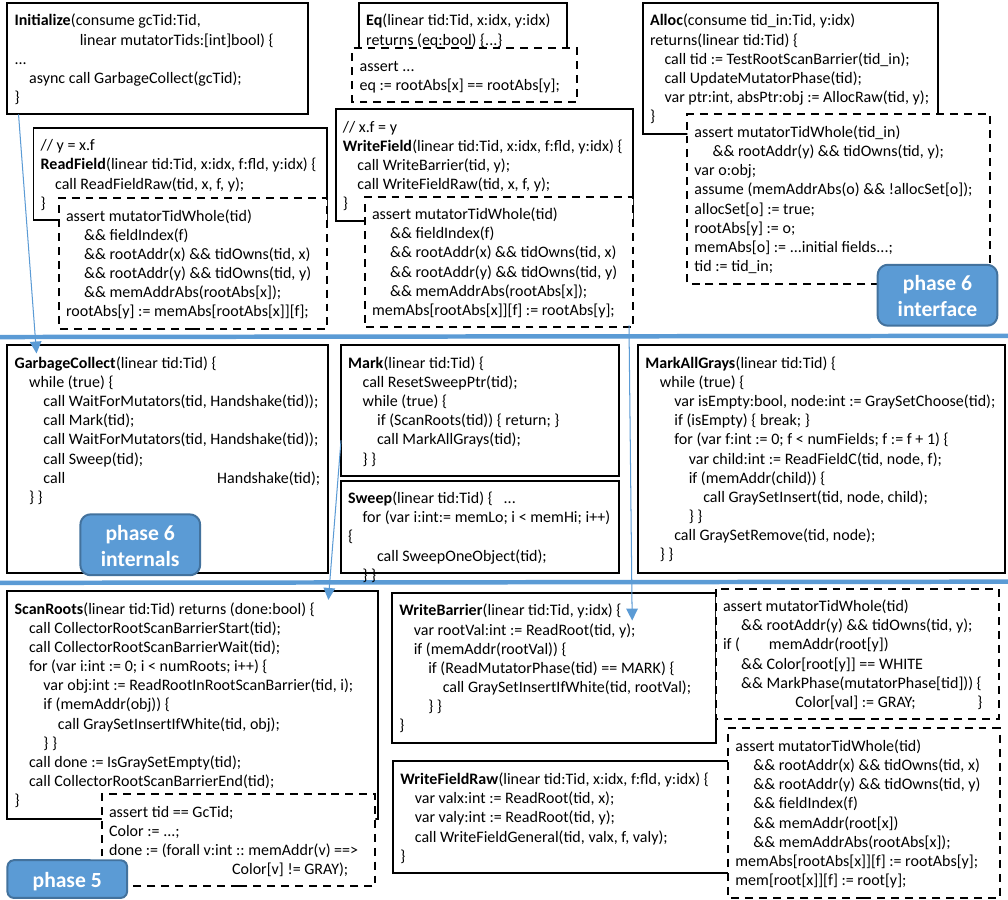
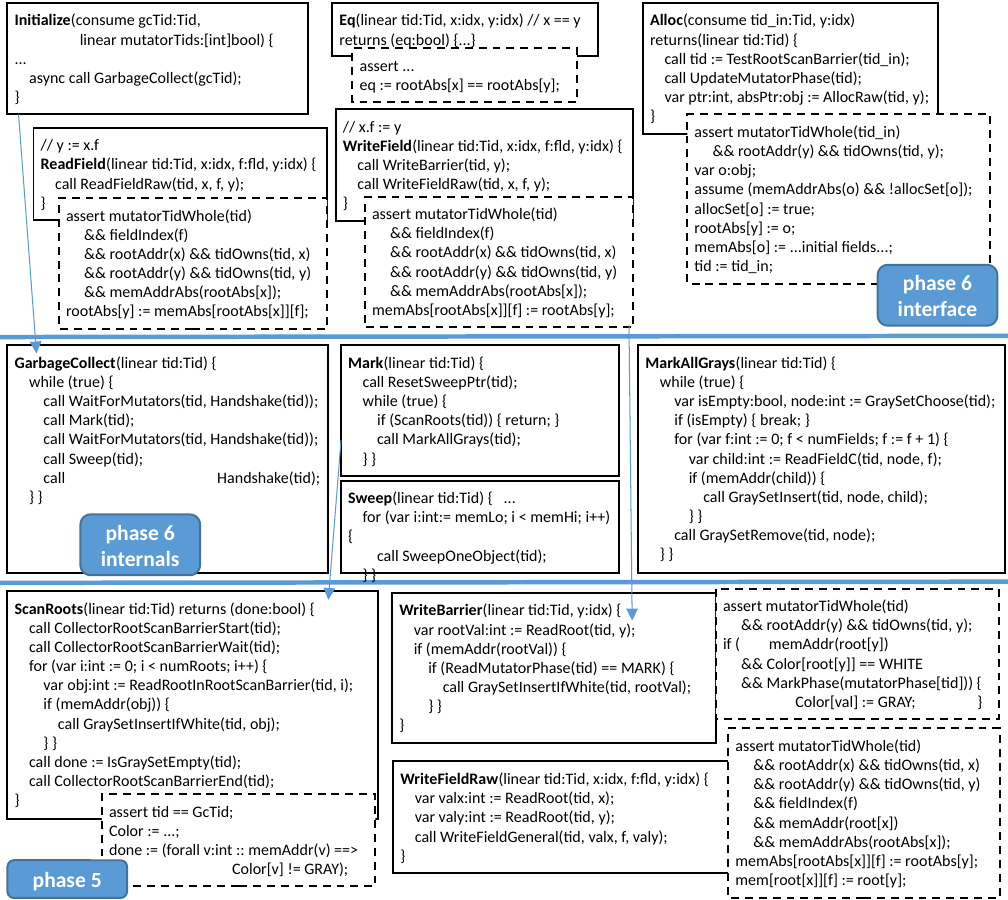
Before and after one commit to shazqadeer/popl2015, a slide deck: slide 1 of VerifiedGC.pptx. Drawn at 1008x900 pixels with LibreOffice and Linux fonts; fonts in the diff are those of the drawing. Boxes give left, top, right and bottom in pixels: in the first picture for what was removed or moved away, otherwise in the second. Text is boxed around its words. In the diff, an @@ line names an element or a change of style, - is before the commit and + after.

```diff
--- a/VerifiedGC.pptx
+++ b/VerifiedGC.pptx
@@ rectangle "Eq(linear tid:Tid, x:idx, y:idx) // ...": place and size @@
-rectangle "Eq(linear tid:Tid, x:idx, y:idx) // ..." at (359, 3, 567, 56)
+rectangle "Eq(linear tid:Tid, x:idx, y:idx) // ..." at (333, 3, 598, 56)
@@ text in rectangle at (339, 13, 580, 28): text changed @@
-Eq(linear tid:Tid, x:idx, y:idx)
+Eq(linear tid:Tid, x:idx, y:idx) // x == y
@@ text in rectangle at (57, 139, 99, 153): text changed @@
-// y = x.f
+// y := x.f
@@ text in rectangle at (359, 121, 401, 135): text changed @@
-// x.f = y
+// x.f := y
```
Also in this commit, not shown: 5 other files.
